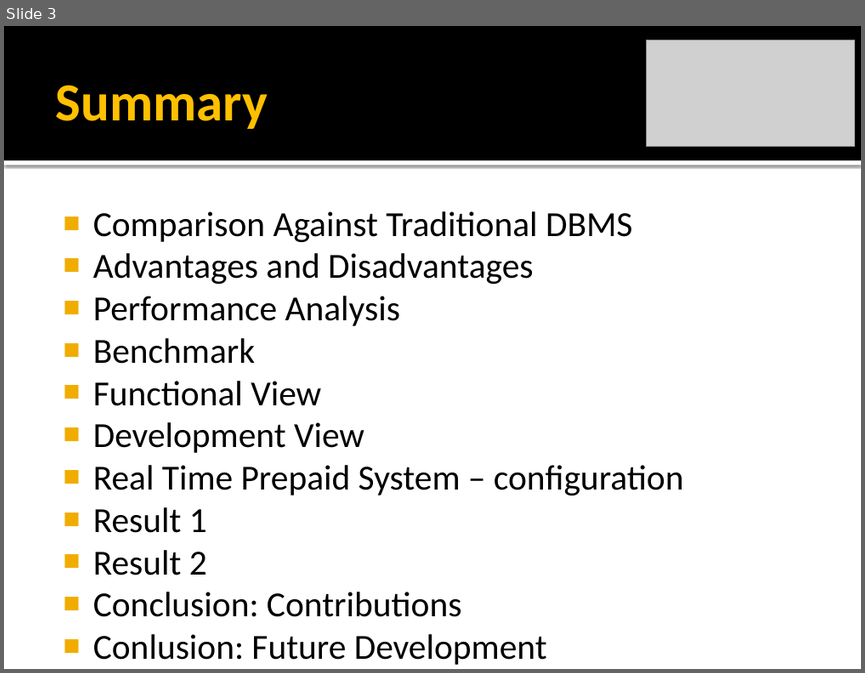
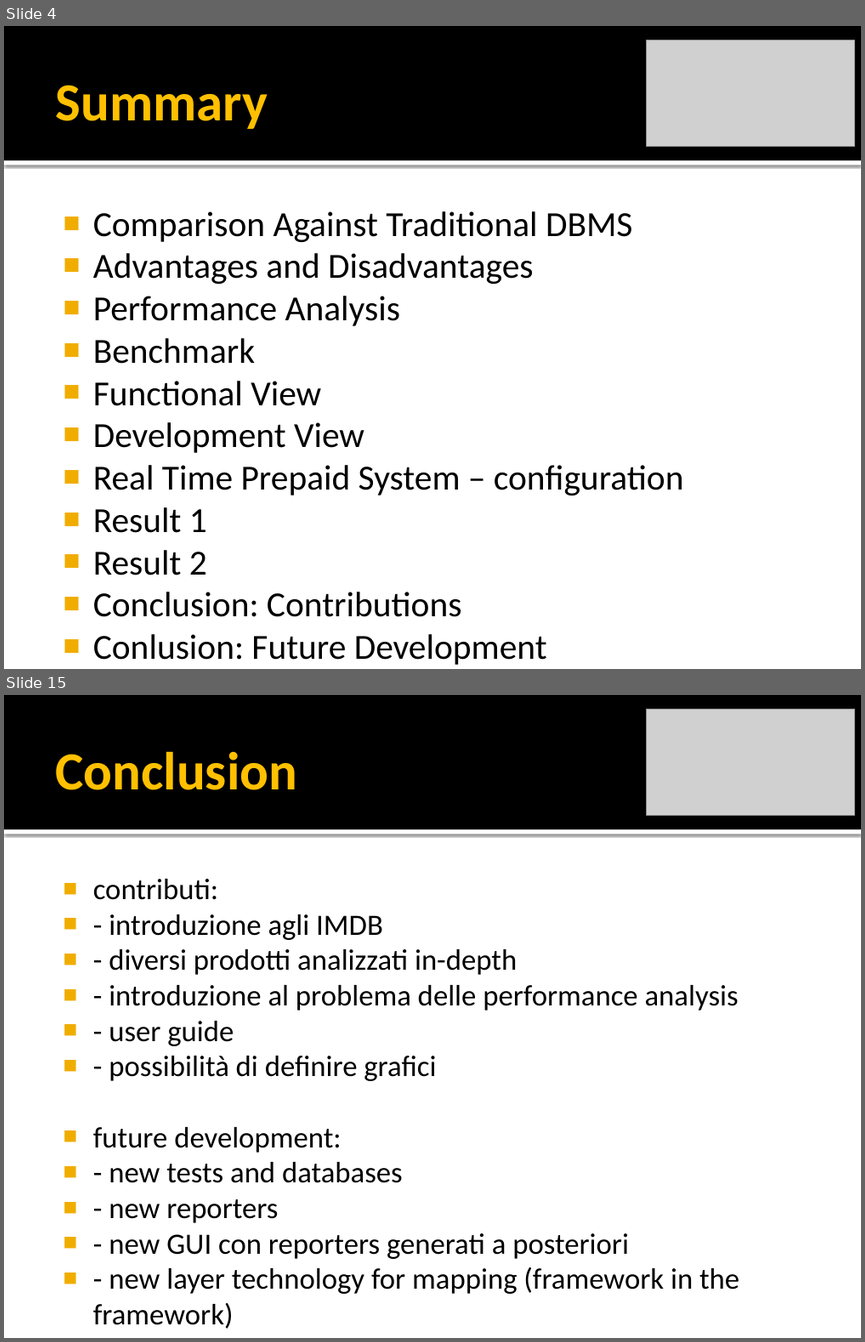
Before and after one commit to rickilama54/portable-db-bench, a slide deck: tesi/presentazione/Barbagallo-IMDB.pptx. Shown one above the other, each under a label of ours: slide 3 before the commit, slides 4 and 15 after it; the slides between them are not shown. The pictures are 865x673 and 865x1342 pixels, drawn with LibreOffice and Linux fonts; fonts in the diff are those of the drawing; grey boxes stand for pictures. Boxes give left, top, right and bottom in pixels: in the first picture for what was removed or moved away, otherwise in the second. Text is boxed around its words. In the diff, an @@ line names an element or a change of style, - is before the commit and + after.

```diff
--- a/tesi/presentazione/Barbagallo-IMDB.pptx
+++ b/tesi/presentazione/Barbagallo-IMDB.pptx
@@ slide 15 added at (x1=4, y1=695, x2=861, y2=1338), background #FFFFFF; not listed: 2 template elements that a slide beside it also shows @@
@@ picture added at (x1=647, y1=709, x2=854, y2=816) @@
@@ title added at (x1=55, y1=751, x2=297, y2=790), 45 pt, text #FFC000, bold @@
+Conclusion
@@ text added at (x1=93, y1=879, x2=739, y2=1293), 24.8 pt, text #000000 @@
+■ contributi:
+■ - introduzione agli IMDB
+■ - diversi prodotti analizzati in-depth
+■ - introduzione al problema delle performance analysis
+■ - user guide
+■ - possibilità di definire grafici
+■ future development:
+■ - new tests and databases
+■ - new reporters
+■ - new GUI con reporters generati a posteriori
+■ - new layer technology for mapping (framework in the framework)
@@ what was slide 3 is now slide 4 @@
```
Also in this commit, not shown: 1 slide changed, 10 other slides added, 9 slides removed.
